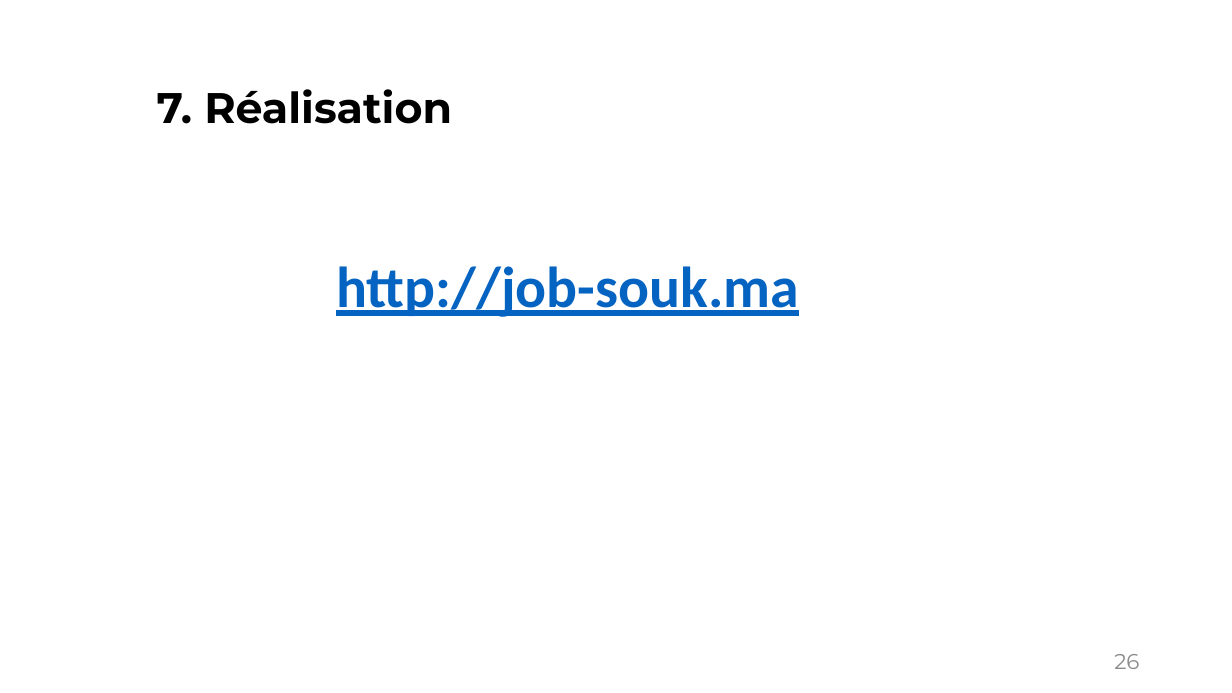
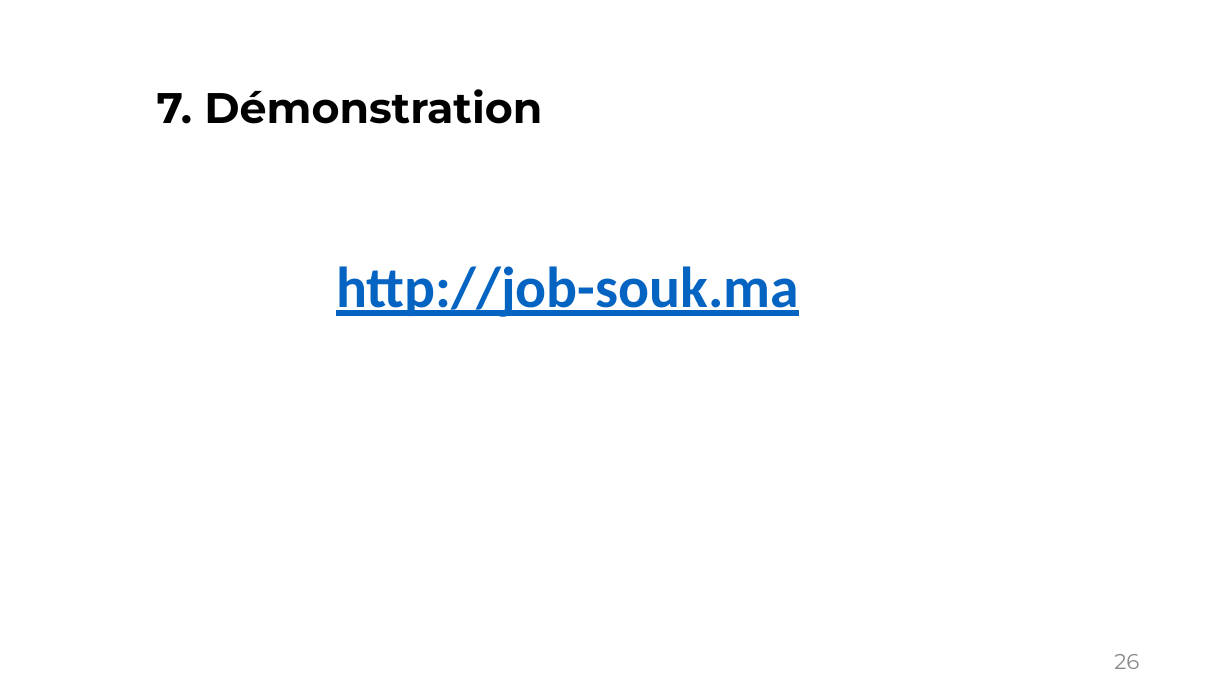
Before and after one commit to EL-MAHDI-MAJDI/JOB-SOUK-PROJECT, a slide deck: slide 26 of Rapport PFE/Presentation_final.pptx. Drawn at 1232x693 pixels with LibreOffice and Linux fonts; fonts in the diff are those of the drawing. Boxes give left, top, right and bottom in pixels: in the first picture for what was removed or moved away, otherwise in the second. Text is boxed around its words. In the diff, an @@ line names an element or a change of style, - is before the commit and + after.

```diff
--- a/Rapport PFE/Presentation_final.pptx
+++ b/Rapport PFE/Presentation_final.pptx
@@ text at [157, 89, 542, 124]: text changed @@
-7. Réalisation
+7. Démonstration
```
Also in this commit, not shown: 1 other slide changed.
